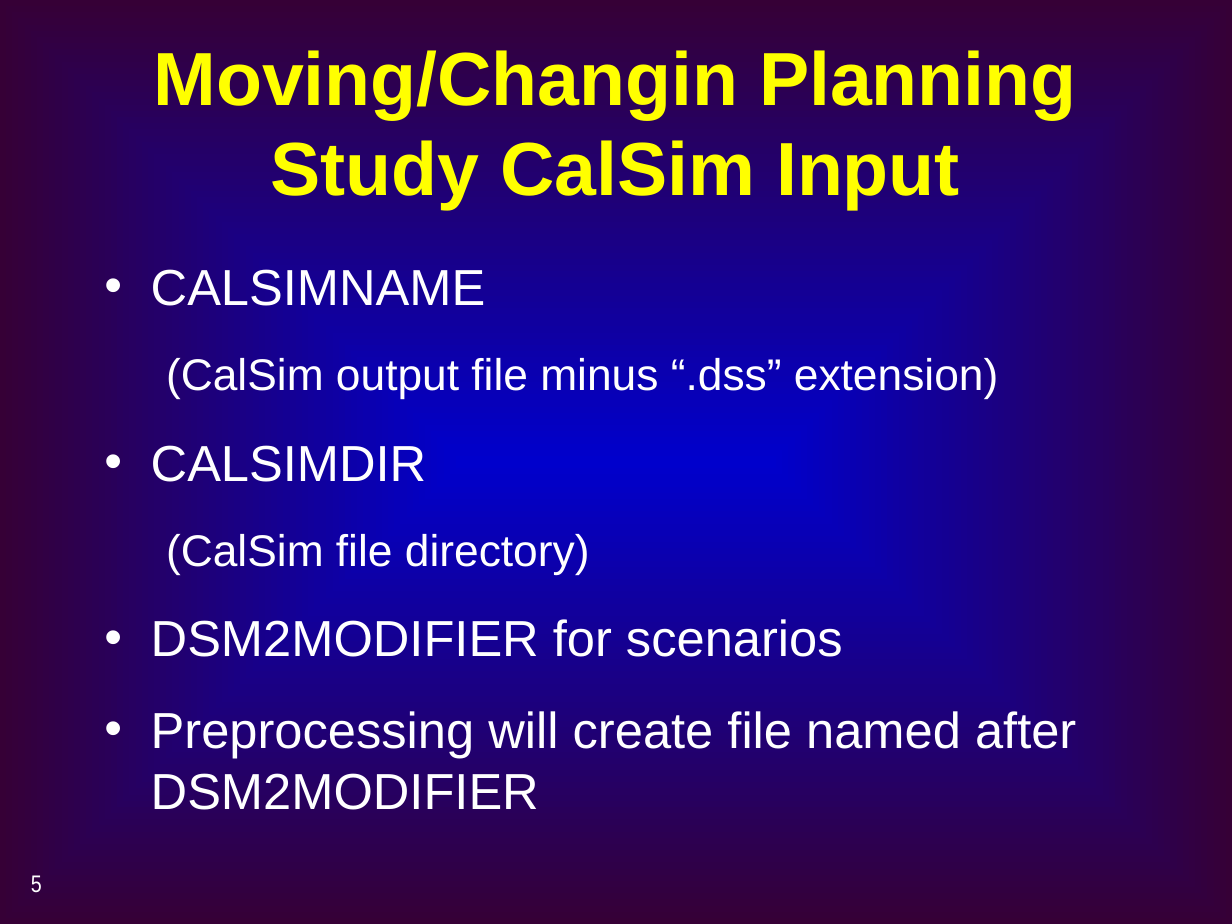
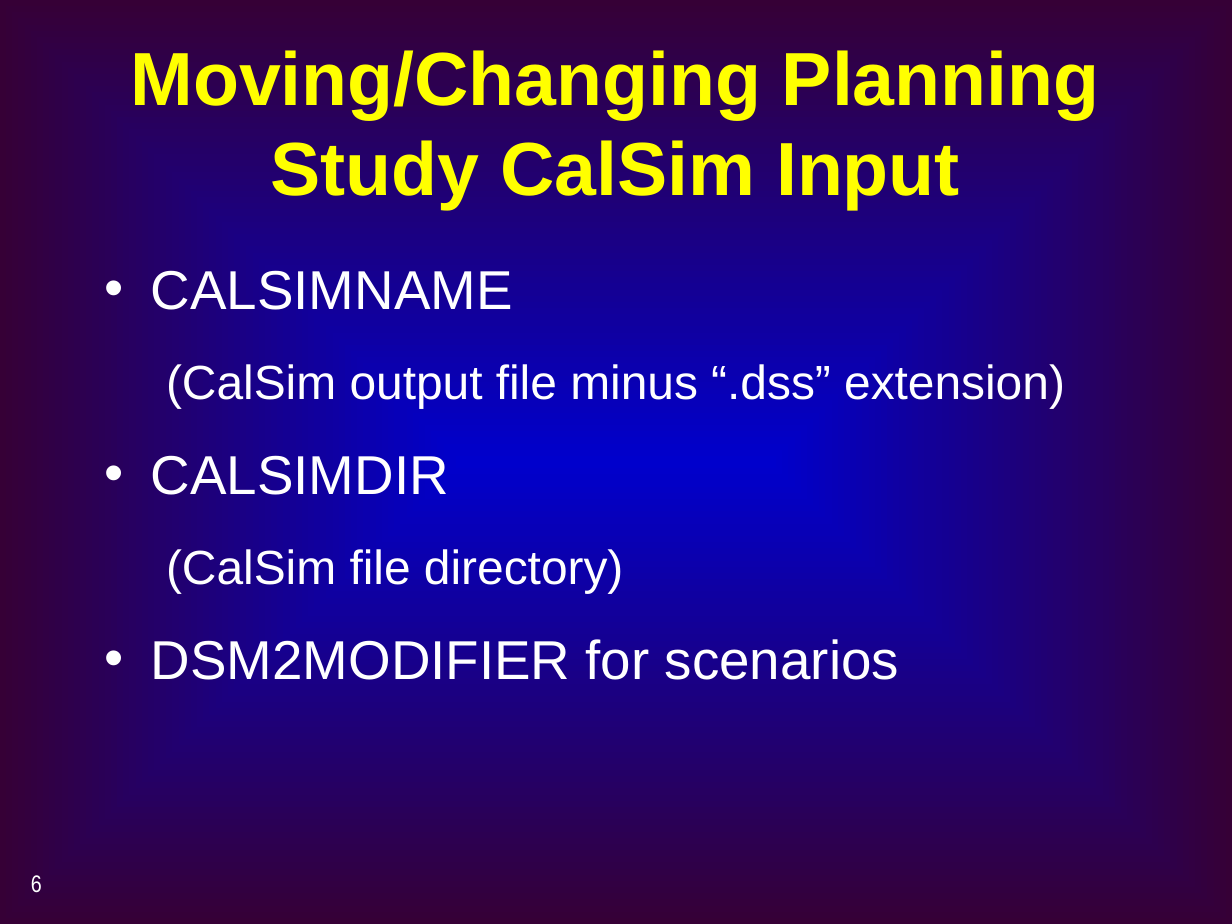
Before and after one commit to CADWRDeltaModeling/dsm2, a slide deck: slide 6 of dsm2/presentations/d4_move_archive_batch.ppt (slide 5 before the commit). Drawn at 1232x924 pixels with LibreOffice and Linux fonts; fonts in the diff are those of the drawing. Boxes give left, top, right and bottom in pixels: in the first picture for what was removed or moved away, otherwise in the second. Text is boxed around its words. In the diff, an @@ line names an element or a change of style, - is before the commit and + after.

```diff
--- a/dsm2/presentations/d4_move_archive_batch.ppt
+++ b/dsm2/presentations/d4_move_archive_batch.ppt
@@ title at (x1=130, y1=50, x2=1099, y2=210): text changed @@
-Moving/Changin Planning Study CalSim Input
+Moving/Changing Planning Study CalSim Input
@@ text "CALSIMNAME" at (x1=151, y1=266, x2=1065, y2=680): size 29.6 to 32 pt in "CALSIMNAME", "CALSIMDIR", "DSM2MODIFIER for scenarios"; size 25.9 to 28 pt in "(CalSim output file minus “.dss” extension)", "(CalSim file directory)" @@
@@ text at (x1=151, y1=711, x2=1076, y2=810): paragraph removed @@
-• Preprocessing will create file named after DSM2MODIFIER
@@ page number at (x1=31, y1=875, x2=42, y2=893): text changed @@
-5
+6
```
Also in this commit, not shown: 4 other slides changed, 1 slide added.
